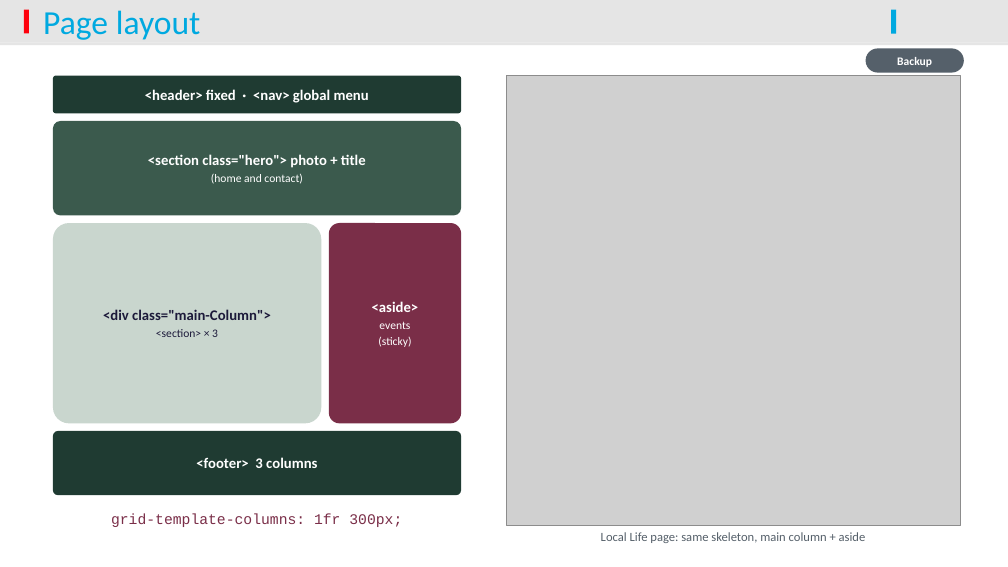
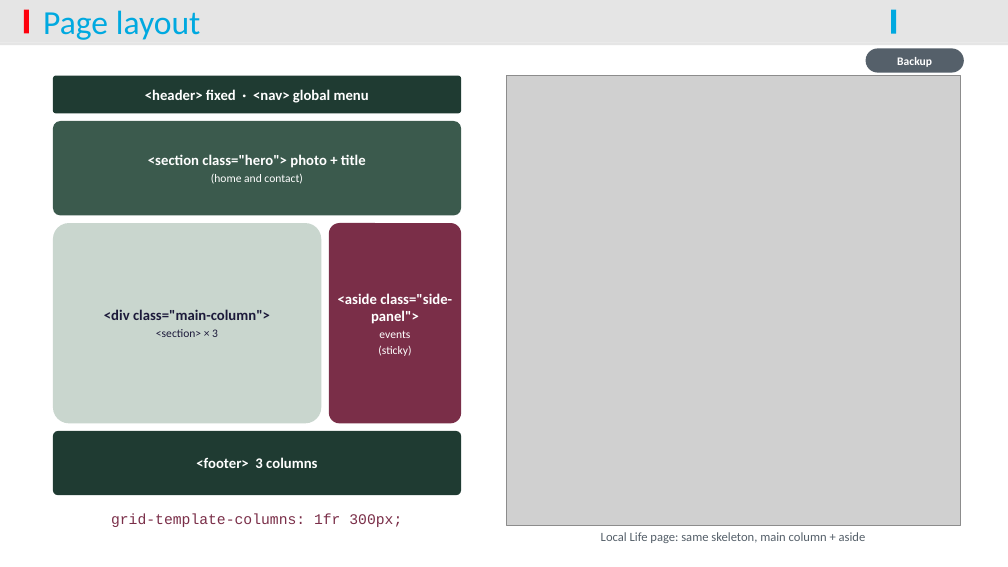
Before and after one commit to Mathatou/WebDesign, a slide deck: slide 12 of ITW_Presentation_Saint-Gratien.pptx (slide 11 before the commit). Drawn at 1008x567 pixels with LibreOffice and Linux fonts; fonts in the diff are those of the drawing; grey boxes stand for pictures; background and template pictures are left out. Boxes give left, top, right and bottom in pixels: in the first picture for what was removed or moved away, otherwise in the second. Text is boxed around its words. In the diff, an @@ line names an element or a change of style, - is before the commit and + after.

```diff
--- a/ITW_Presentation_Saint-Gratien.pptx
+++ b/ITW_Presentation_Saint-Gratien.pptx
@@ text in rounded rectangle at bbox=[338, 293, 452, 324]: text changed @@
-<aside>
+<aside class="side-panel">
@@ text in rounded rectangle at bbox=[104, 309, 270, 320]: text changed @@
-<div class="main-Column">
+<div class="main-column">
```
Also in this commit, not shown: 6 other slides changed, 13 other files.
